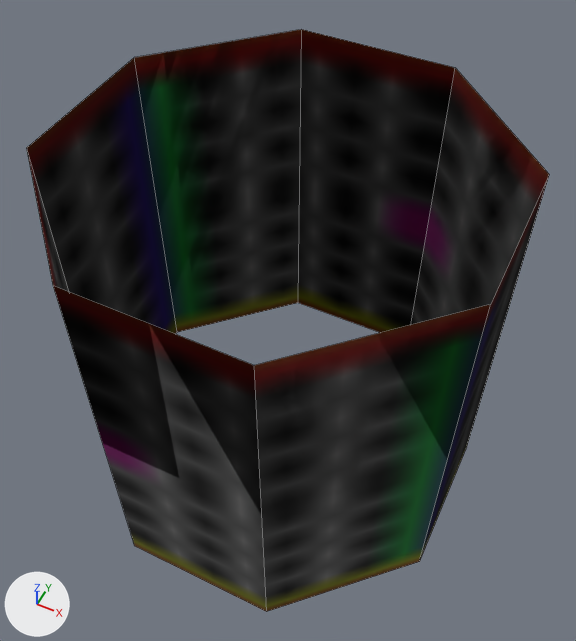
An edit to the OBJ model src/main/resources/assets/nice/models/block/cylinder.obj, drawn before and after from the same camera.
One viewpoint serves both versions: a 50 mm camera at (1.108, -1.694, 2.006) aimed at (0.507, -0.492, 0.504). The lights are fixed; the arrows at lower left show +X, +Y and +Z. Mesh edges are drawn as thin lines. Where no turn or scale is listed for an object, it has been applied to the vertices.

The first picture shows 'Cube.000_Cube.001', 'Cube.002_Cube'.
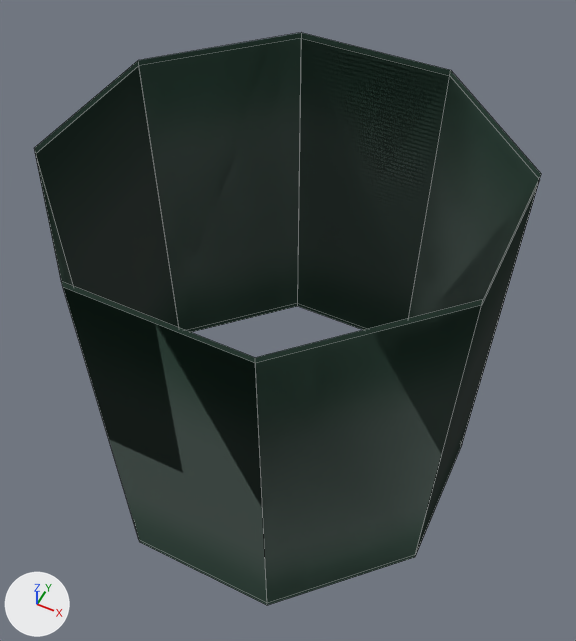
The change, as a diff of the scene's bpy script:
```diff
--- a/src/main/resources/assets/nice/models/block/cylinder.obj.py
+++ b/src/main/resources/assets/nice/models/block/cylinder.obj.py
@@ img_buis_green @@
+img_buis_green = load_image('buis_green', '../../textures/blocks/buis_green.png', 16, 16, 'sRGB')
@@ mat_none @@
 mat_none = principled_material('None')
-mat_none.texture = img_template
+mat_none.texture = img_buis_green
 mat_none.roughness = 1.0
@@ me_cube_000_cube_001 @@
 me_cube_000_cube_001.from_pydata(...)  # 16 vertices, 8 faces; spans x 0.0..1.0, y -1.0..0.0, z 0.0..1.0
 # used by ob_cube_000_cube_001; location = (0.0, 0.0, 0.0)
+# me_cube_000_cube_001 part 1: the whole mesh is scaled about its middle by 0.97
 me_cube_000_cube_001.materials.append(mat_none)
@@ me_cube_002_cube @@
 me_cube_002_cube.from_pydata(...)  # 16 vertices, 8 faces; spans x 0.0..1.0, y -1.0..0.0, z 0.0..1.0
 # used by ob_cube_002_cube; location = (0.0, 0.0, 0.0)
+# me_cube_002_cube part 2: the whole mesh is scaled about its middle by (0.97, 0.97, 1)
 me_cube_002_cube.materials.append(mat_none)
```

Pixel boxes [x1, y1, x2, y2] of what changed, in the pictures (576 x 641 px):
'Cube.000_Cube.001', surface changed, mesh rescaled
    before: [27, 29, 549, 612]
    after: [36, 38, 539, 602]
'Cube.002_Cube', surface changed, mesh rescaled
    before: [28, 31, 549, 611]
    after: [34, 33, 541, 605]
